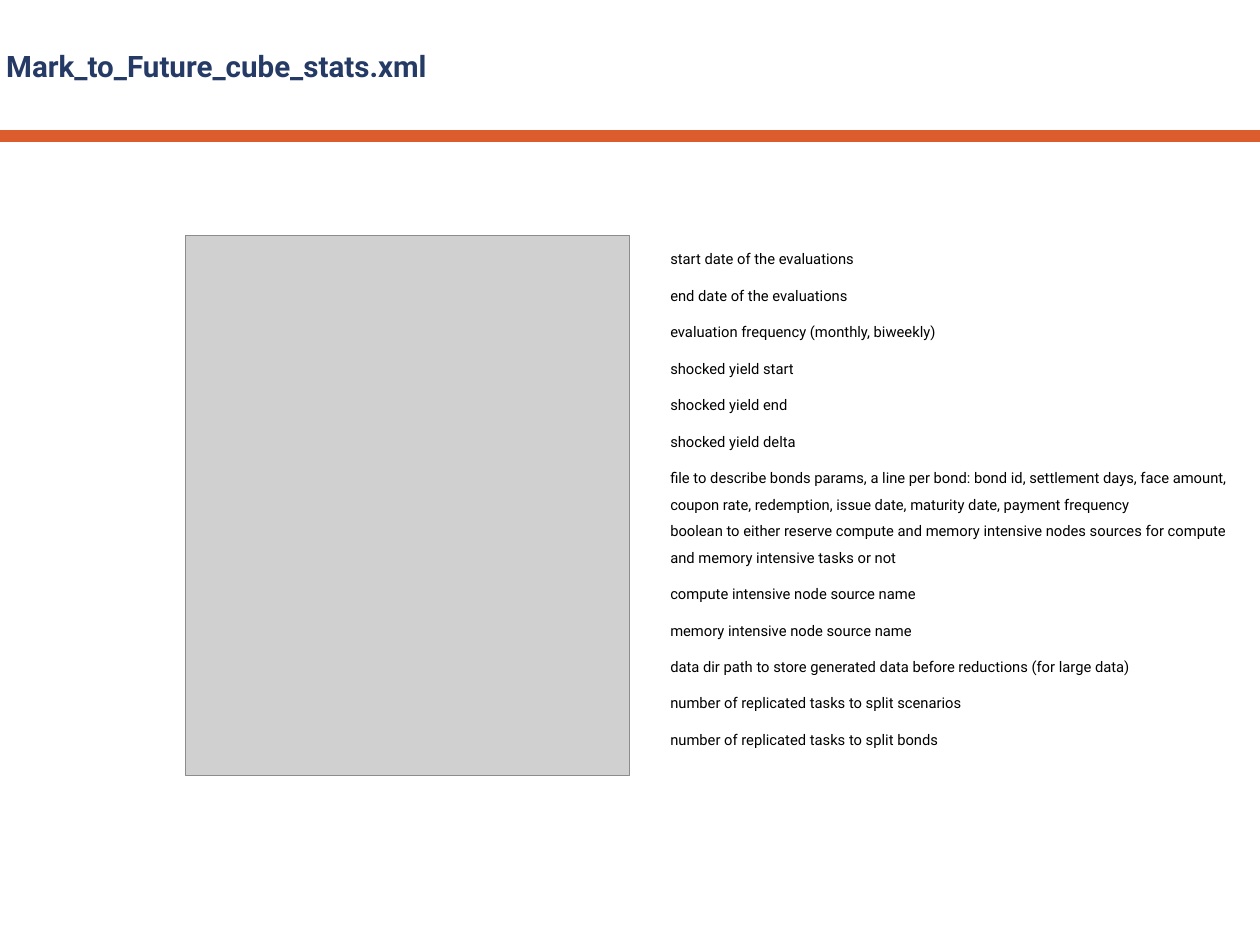
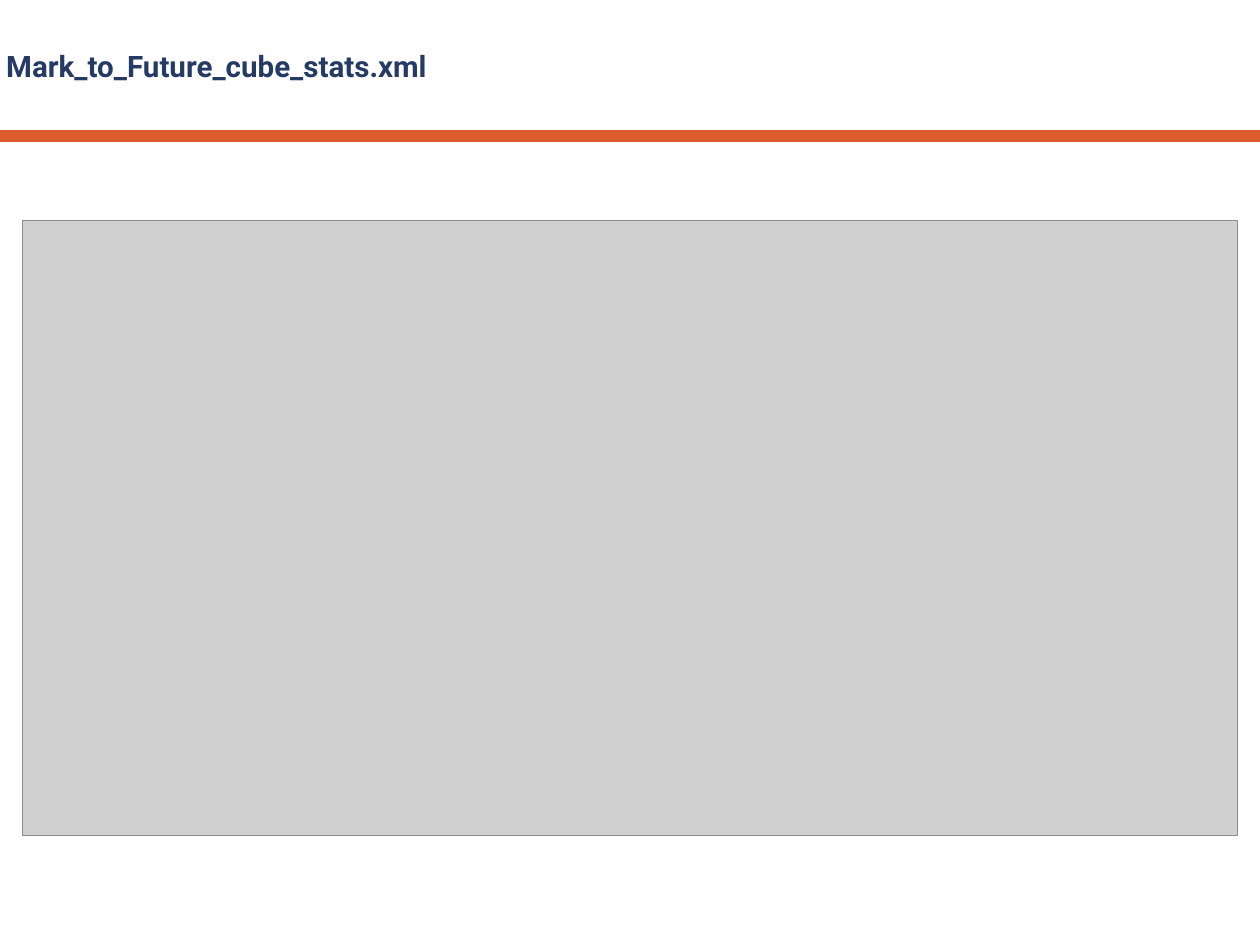
Before and after one commit to ow2-proactive/proactive-examples, a slide deck: slide 14 of Finance/resources/doc/dev/risk-valuation-proactive.pptx (slide 13 before the commit). Drawn at 1260x945 pixels with LibreOffice and Linux fonts; fonts in the diff are those of the drawing; grey boxes stand for pictures; background and template pictures are left out. Boxes give left, top, right and bottom in pixels: in the first picture for what was removed or moved away, otherwise in the second. Text is boxed around its words. In the diff, an @@ line names an element or a change of style, - is before the commit and + after.

Commit message:
Remove imbricated replicated tasks from incremental VaR wkw + add stress testing interactive wkw + update doc (#1228)

```diff
--- a/Finance/resources/doc/dev/risk-valuation-proactive.pptx
+++ b/Finance/resources/doc/dev/risk-valuation-proactive.pptx
@@ picture added at box(23, 221, 1238, 836) @@
@@ picture removed at box(186, 235, 630, 775) @@
@@ text removed at box(670, 252, 1226, 748) @@
-start date of the evaluations
-end date of the evaluations
-evaluation frequency (monthly, biweekly)
-shocked yield start
-shocked yield end
-shocked yield delta
-file to describe bonds params, a line per bond: bond id, settlement days, face amount, coupon rate, redemption, issue date, maturity date, payment frequency
-boolean to either reserve compute and memory intensive nodes sources for compute and memory intensive tasks or not
-compute intensive node source name
-memory intensive node source name
-data dir path to store generated data before reductions (for large data)
-number of replicated tasks to split scenarios
-number of replicated tasks to split bonds
```
Also in this commit, not shown: 6 other slides changed, 1 slide added, 9 other files.
